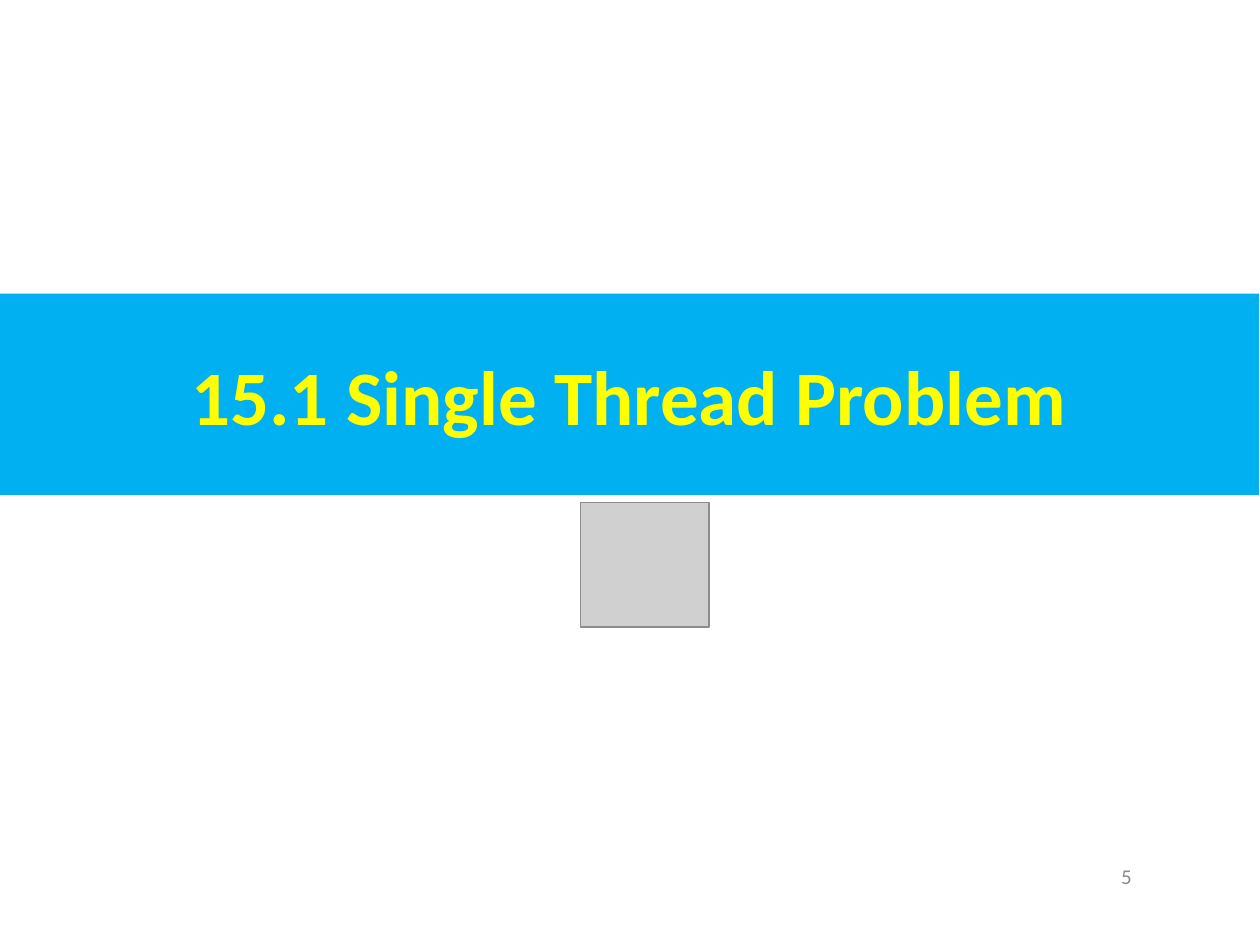
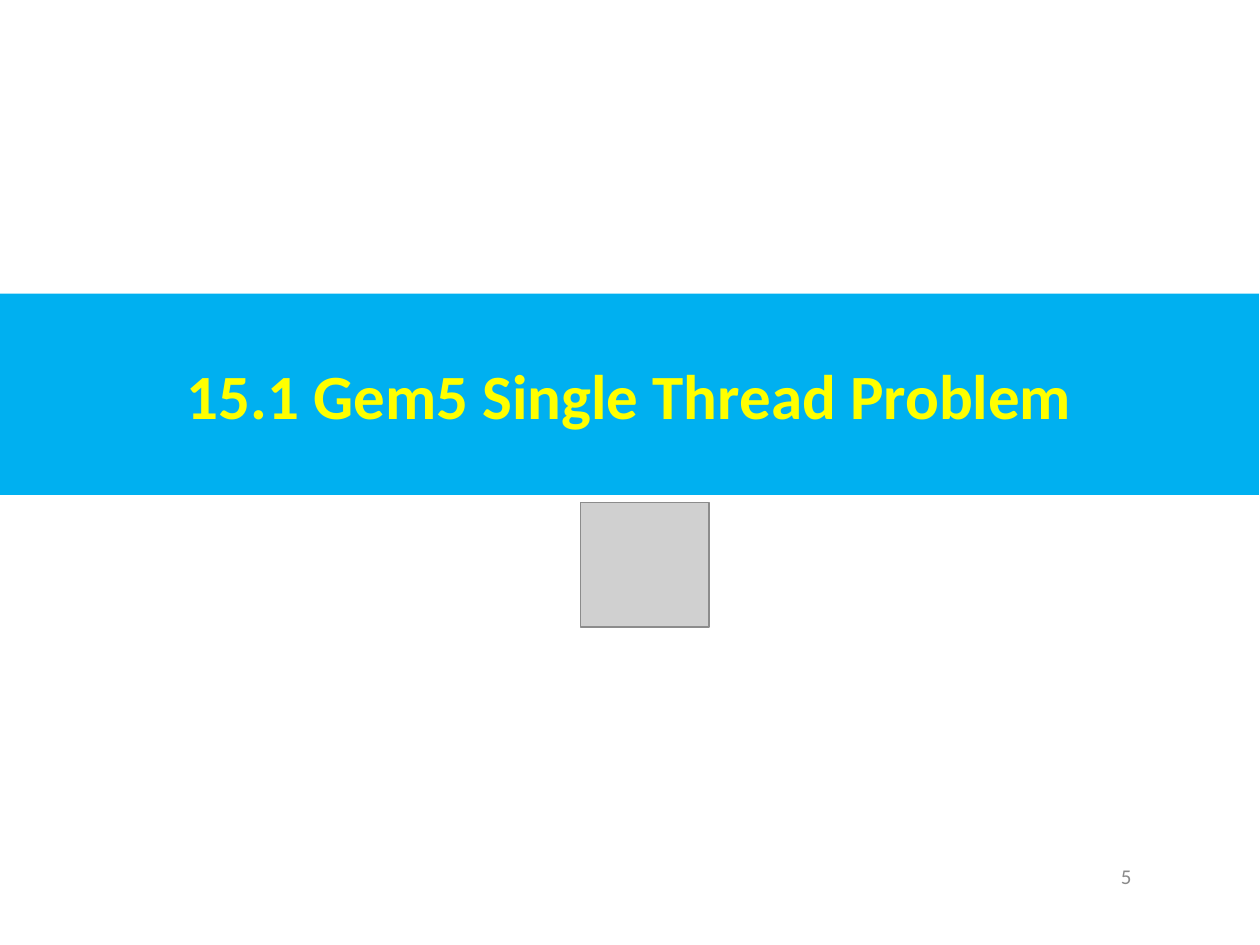
Before and after one commit to peterhchen/AIU_CS850_Gem5_McPAT, a slide deck: slide 5 of 050_Gem5/015.MultiSim/000_Video/015.MultiSim.ppt. Drawn at 1260x945 pixels with LibreOffice and Linux fonts; fonts in the diff are those of the drawing; grey boxes stand for pictures. Boxes give left, top, right and bottom in pixels: in the first picture for what was removed or moved away, otherwise in the second. Text is boxed around its words. In the diff, an @@ line names an element or a change of style, - is before the commit and + after.

```diff
--- a/050_Gem5/015.MultiSim/000_Video/015.MultiSim.ppt
+++ b/050_Gem5/015.MultiSim/000_Video/015.MultiSim.ppt
@@ text in rectangle at (187, 374, 1071, 430): text changed; size 44 to 36 pt @@
-15.1 Single Thread Problem
+15.1 Gem5 Single Thread Problem
```
Also in this commit, not shown: 3 other slides changed, 2 slides added.
